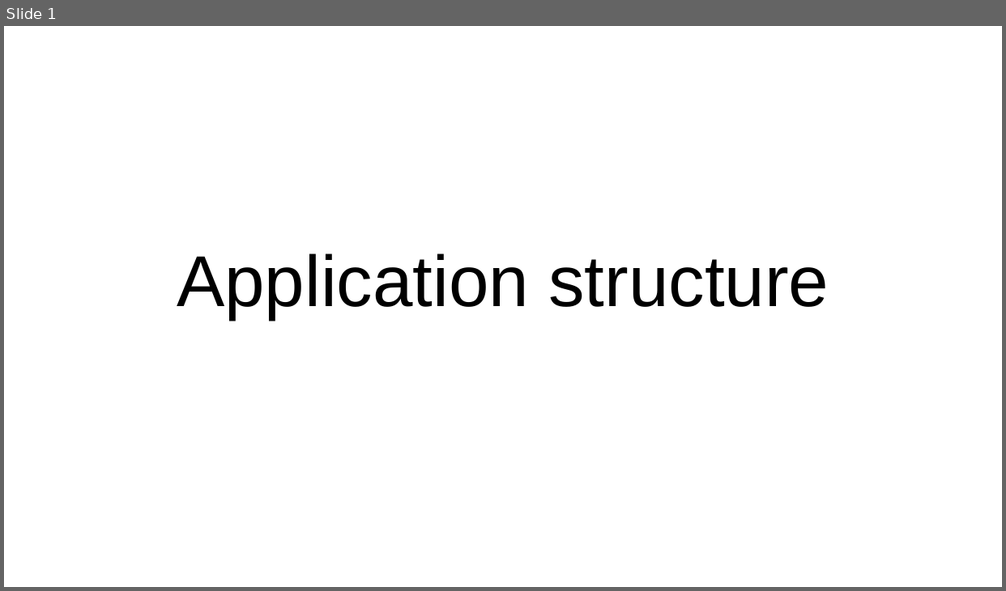
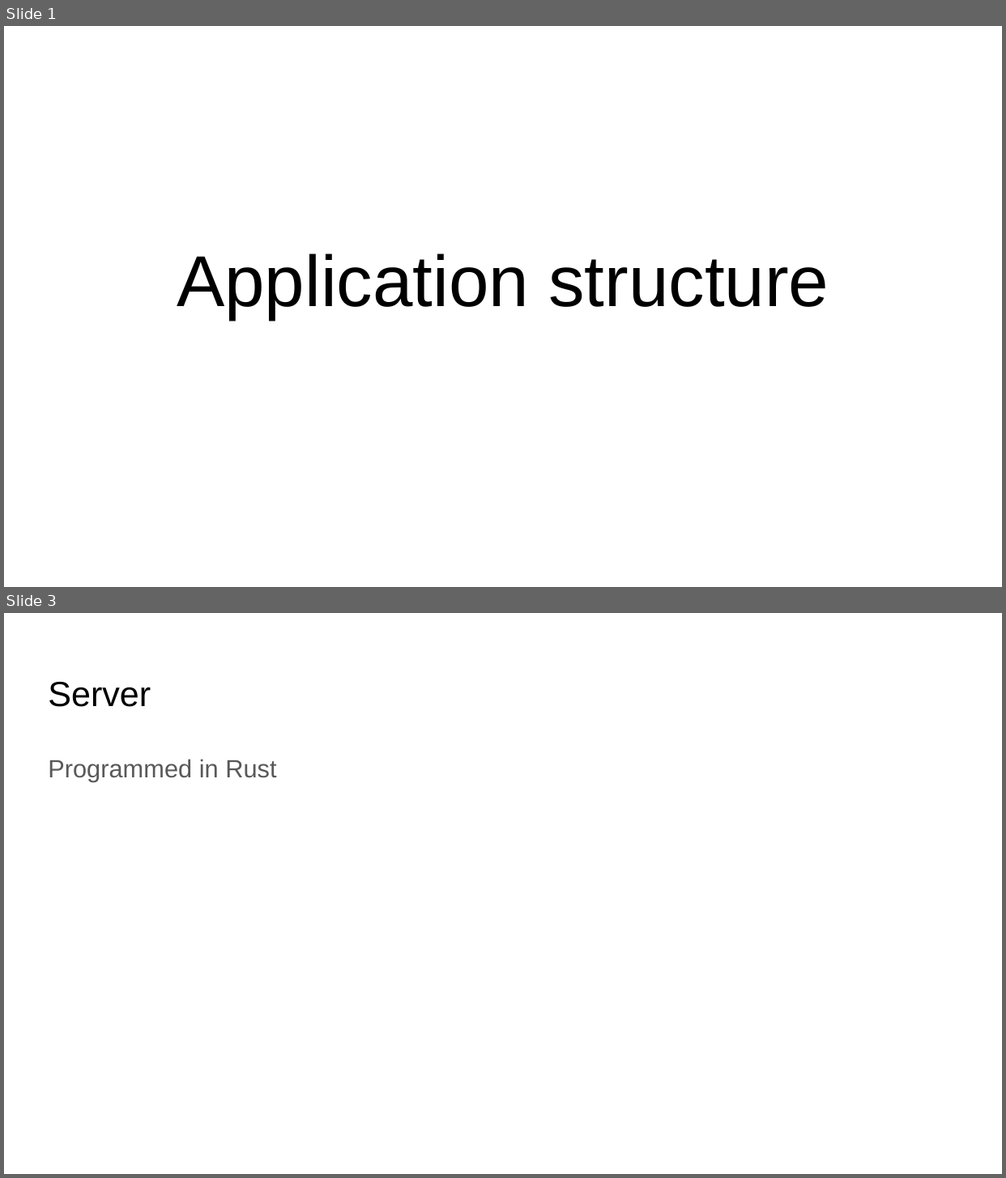
Before and after one commit to transcend-capital/stock-screener, a slide deck: Application structure.pptx. Shown one above the other, each under a label of ours: slide 1 before the commit, slides 1 and 3 after it; the slides between them are not shown. The pictures are 1006x591 and 1006x1178 pixels, drawn with LibreOffice and Linux fonts; fonts in the diff are those of the drawing. Boxes give left, top, right and bottom in pixels: in the first picture for what was removed or moved away, otherwise in the second. Text is boxed around its words. In the diff, an @@ line names an element or a change of style, - is before the commit and + after.

```diff
--- a/Application structure.pptx
+++ b/Application structure.pptx
@@ slide 3 added at (4, 613, 1002, 1174), background #FFFFFF @@
@@ title added at (48, 682, 151, 707), 25.2 pt, text #000000 @@
+Server
@@ text added at (48, 759, 276, 782), 18 pt, text #595959 @@
+Programmed in Rust
```
Also in this commit, not shown: 1 slide changed, 1 other slide added, 5 other files.
